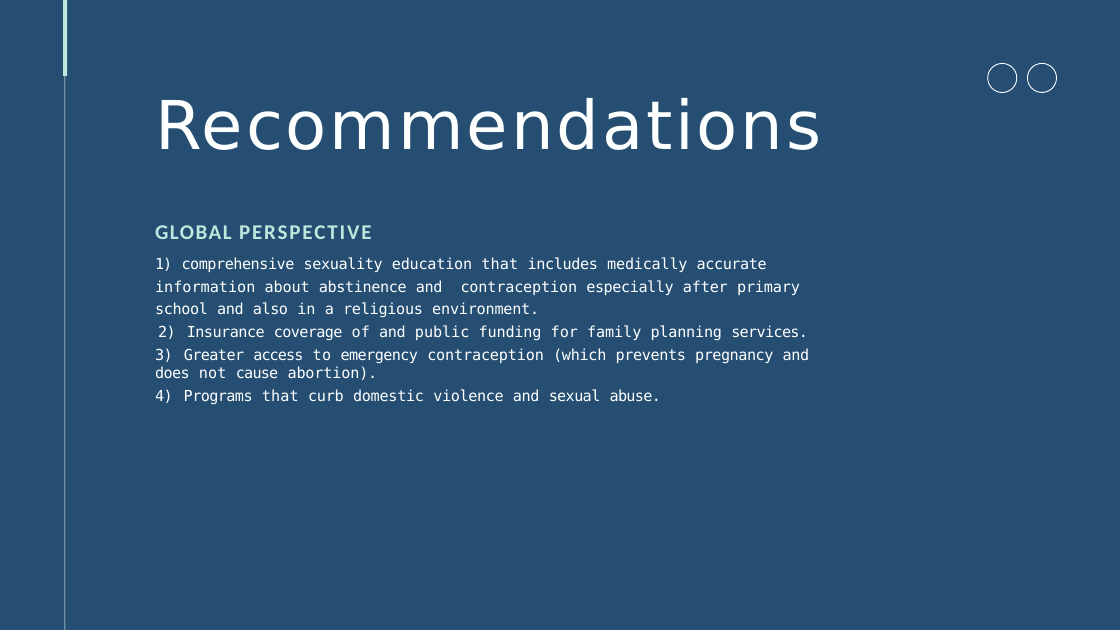
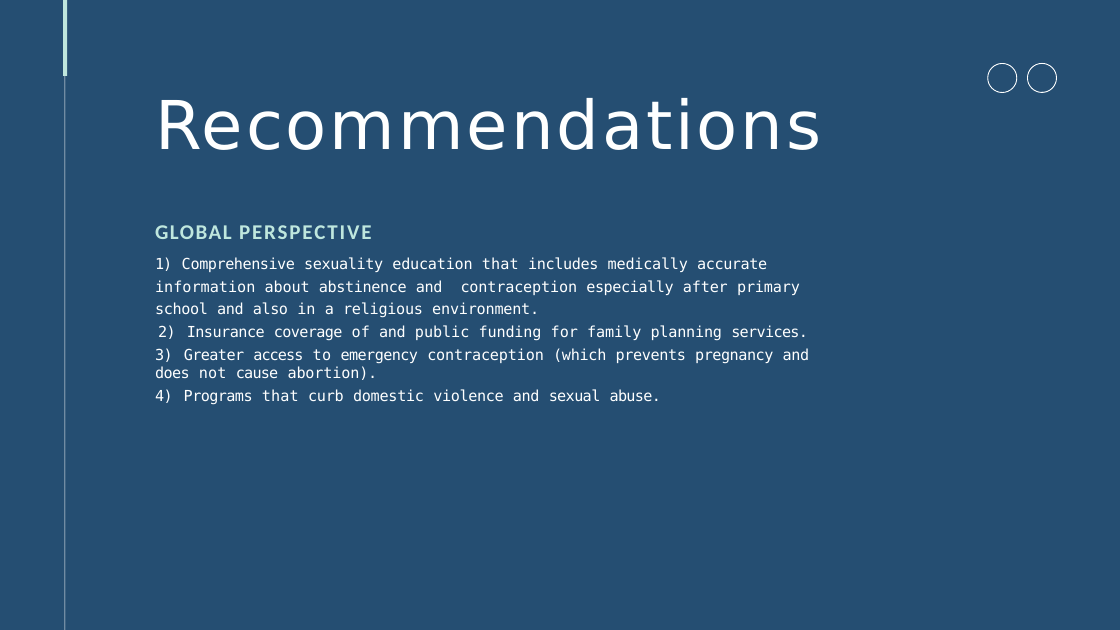
Before and after one commit to Chrismond-Versailles/Abortion-Case-in-Haiti-Capstone-project, a slide deck: slide 10 of SodaPDF-converted-Presentation capstone..pptx. Drawn at 1120x630 pixels with LibreOffice and Linux fonts; fonts in the diff are those of the drawing; background and template pictures are left out. Boxes give left, top, right and bottom in pixels: in the first picture for what was removed or moved away, otherwise in the second. Text is boxed around its words. In the diff, an @@ line names an element or a change of style, - is before the commit and + after.

```diff
--- a/SodaPDF-converted-Presentation capstone..pptx
+++ b/SodaPDF-converted-Presentation capstone..pptx
@@ text at [155, 257, 800, 318]: text changed @@
-1) comprehensive sexuality education that includes medically accurate information about abstinence and contraception especially after primary school and also in a religious environment.
+1) Comprehensive sexuality education that includes medically accurate information about abstinence and contraception especially after primary school and also in a religious environment.
```
Also in this commit, not shown: 4 other slides changed, 1 slide added, 1 slide removed.
